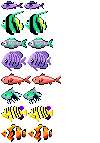
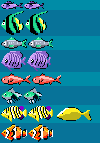
Revision of a layered (100, 143) image; what changed, layer by layer:
added layer "Layer 2" above "Layer 1" over [left=57, top=107, right=92, bottom=121]
showed "Stripes" over [left=0, top=0, right=100, bottom=143]
